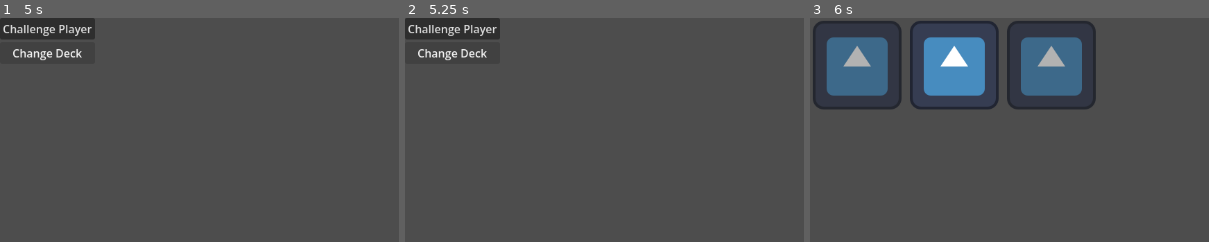
Above: before the commit, frames 1-3 (left to right).
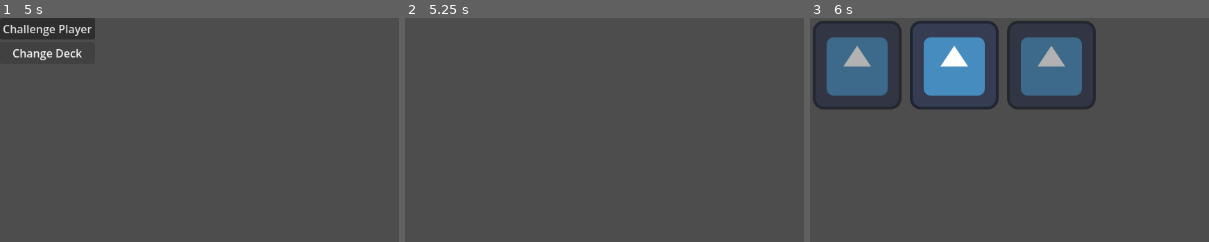
Above: after the commit, the same moments.

Repository: Simon-Kahre/nTCG
Game: Godot game, scene res://scenes/testingEnv.tscn
The game is run twice, just before and just after one commit, with the same random seed, the same clock (stepped at 60 frames per second) and the same inputs. The engine's default icon, where the game draws it, is replaced by a stand-in: a white triangle on a blue panel in a dark square.
Inputs:
- Up to frame 1 (5 s): click "Challenge Player" at 0.5 s; click "Change Deck" at 1.25 s; click "Challenge Player" at 2 s; click "Change Deck" at 2.75 s; click "Challenge Player" at 3.5 s; click "Change Deck" at 4.25 s
- Up to frame 2 (5.25 s): tap Enter at 5 s; tap P at 5.1 s
- Up to frame 3 (6 s): tap Space at 5.27, 5.57 s; tap C at 5.3, 5.85 s
The pictures show only the part of the screen within x 0-50%, y 0-50%; the shares and areas given below are measured in that part.

Frame 1 is identical in both runs. In frame 2, 2.3% of the frame differs, in the area x 0-24%, y 0-19%; in frame 3, nothing differs.

Commit message:
Add start to packs.tscn

Diff:
--- /dev/null
+++ b/trading-card-game/scenes/packs.tscn
@@ -0,0 +1,3 @@
+[gd_scene format=3 uid="uid://dct610xyei6sl"]
+
+[node name="Packs" type="Node2D" unique_id=1418135981]
--- a/trading-card-game/scripts/testing_env.gd
+++ b/trading-card-game/scripts/testing_env.gd
@@ -8,6 +8,7 @@
 
 var collectionScene: PackedScene = preload("res://scenes/collection.tscn")
 var homeScene: PackedScene = preload("res://scenes/home.tscn")
+var packScene: PackedScene = preload("res://scenes/packs.tscn")
 
 var currentScene: availableScenes
 
@@ -36,9 +37,8 @@
 			switch_scene(availableScenes.COLLECTION)
 		elif event.pressed and event.keycode == KEY_SPACE and currentScene != availableScenes.HOME:
 			switch_scene(availableScenes.HOME)
-		elif event.pressed and event.keycode == KEY_P and currentScene != availableScenes.HOME:
-			#switch_scene(availableScenes.PACK)
-			pass
+		elif event.pressed and event.keycode == KEY_P and currentScene != availableScenes.PACK:
+			switch_scene(availableScenes.PACK)
 
 func switch_scene(scene: availableScenes):
 	get_child(1).queue_free()
@@ -48,3 +48,6 @@
 	elif scene == availableScenes.COLLECTION:
 			currentScene = availableScenes.COLLECTION
 			self.add_child(collectionScene.instantiate())
+	elif scene == availableScenes.PACK:
+			currentScene = availableScenes.PACK
+			self.add_child(packScene.instantiate())
